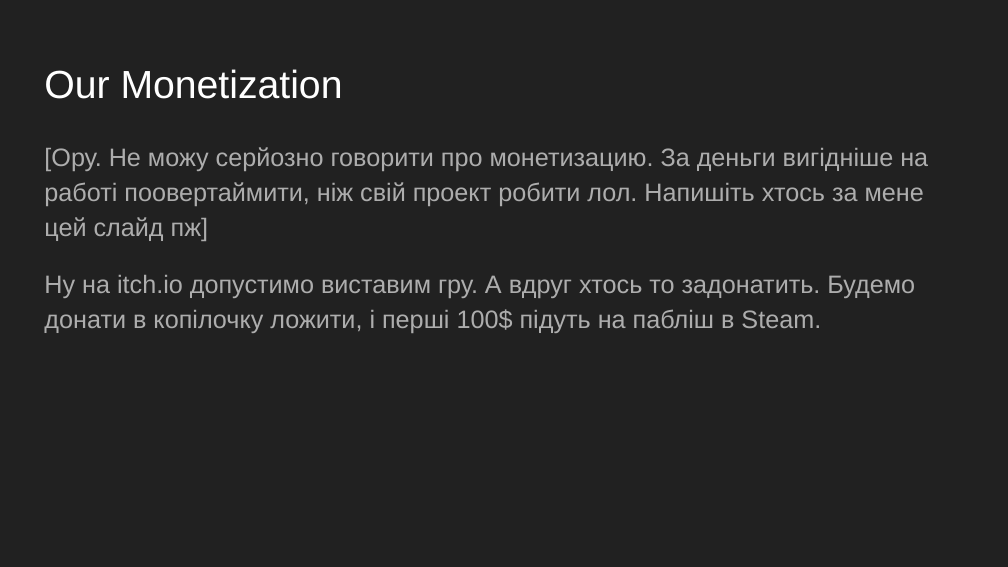
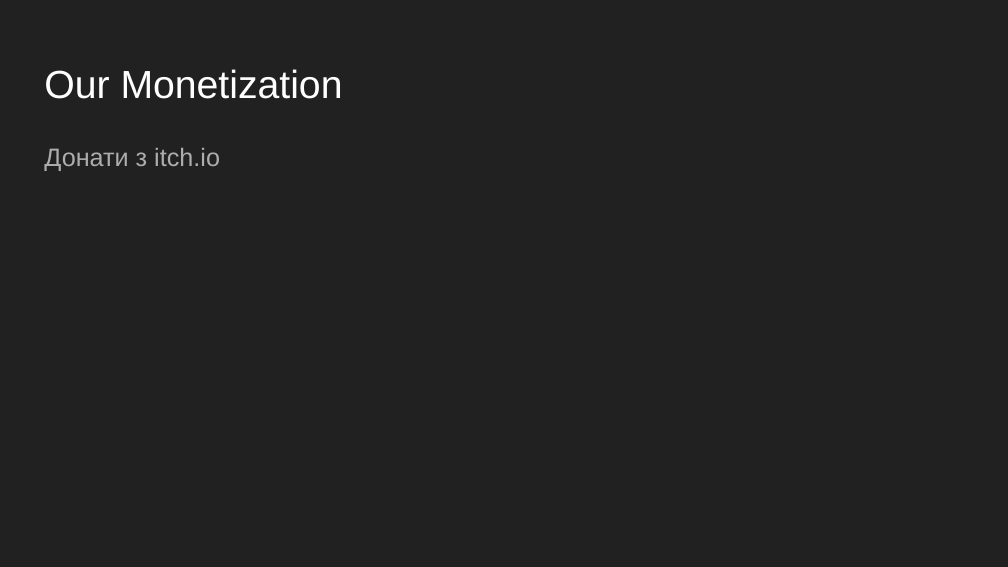
Before and after one commit to Team-on-gamejams/Cave, a slide deck: slide 5 of Docs/Game presentation.pptx (slide 6 before the commit). Drawn at 1008x567 pixels with LibreOffice and Linux fonts; fonts in the diff are those of the drawing. Boxes give left, top, right and bottom in pixels: in the first picture for what was removed or moved away, otherwise in the second. Text is boxed around its words. In the diff, an @@ line names an element or a change of style, - is before the commit and + after.

```diff
--- a/Docs/Game presentation.pptx
+++ b/Docs/Game presentation.pptx
@@ text at <box>44,148,220,171</box>: text changed @@
-[Ору. Не можу серйозно говорити про монетизацию. За деньги вигідніше на работі поовертаймити, ніж свій проект робити лол. Напишіть хтось за мене цей слайд пж]
-Ну на itch.io допустимо виставим гру. А вдруг хтось то задонатить. Будемо донати в копілочку ложити, і перші 100$ підуть на пабліш в Steam.
+Донати з itch.io
```
Also in this commit, not shown: 2 other slides changed, 1 slide added, 1 slide removed.
